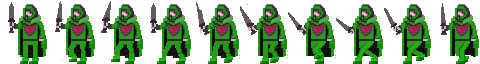
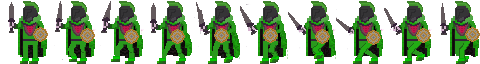
Before/after of a 480×64 layered artwork. What changed in the layer stack:
added layer "Layer #3" above "Layer #2" over [left=23, top=1, right=471, bottom=21]
added layer "Layer #2" above "Ebene #1" over [left=33, top=27, right=480, bottom=45]
painted on "Ebene #1" over [left=134, top=20, right=427, bottom=44]
painted on "Ebene" over [left=31, top=16, right=336, bottom=58]
